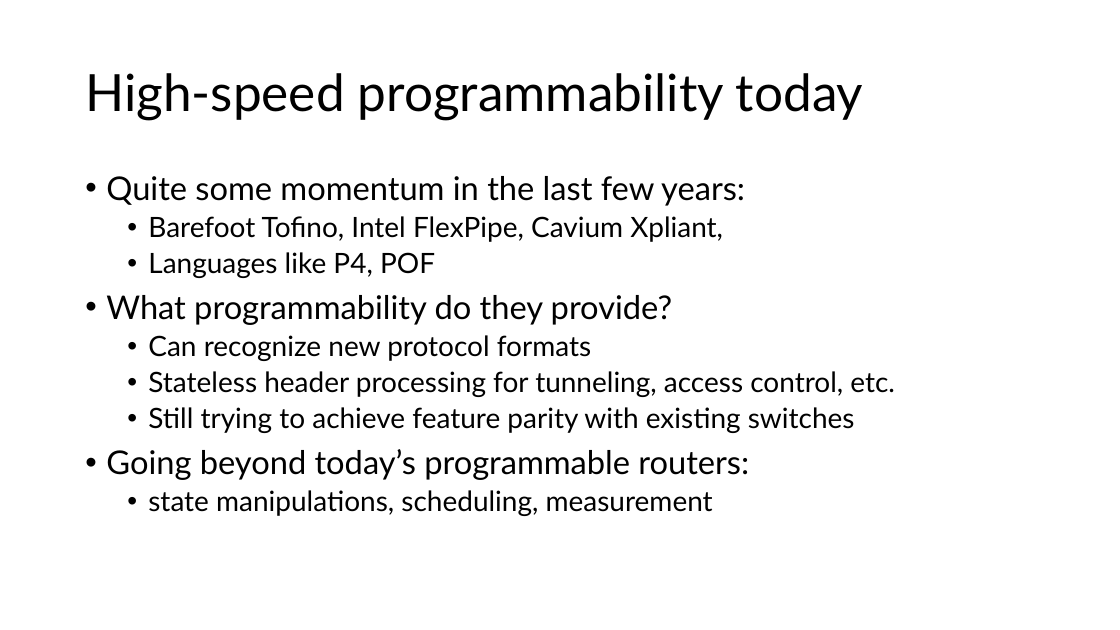
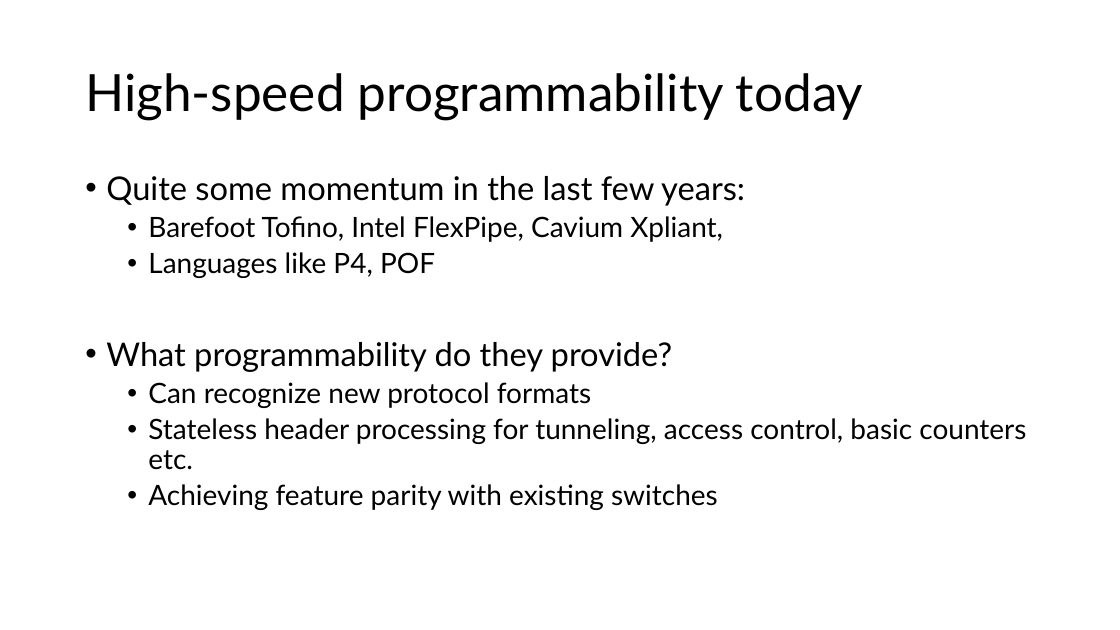
Before and after one commit to anirudhSK/pifo-domino-marple-ppts, a slide deck: slide 8 of combined_domino_pifo.pptx. Drawn at 1120x630 pixels with LibreOffice and Linux fonts; fonts in the diff are those of the drawing. Boxes give left, top, right and bottom in pixels: in the first picture for what was removed or moved away, otherwise in the second. Text is boxed around its words. In the diff, an @@ line names an element or a change of style, - is before the commit and + after.

Commit message:
More streamlined version of talk; still needs improvement

```diff
--- a/combined_domino_pifo.pptx
+++ b/combined_domino_pifo.pptx
@@ text at [148,418,1026,510]: text changed @@
-  • Stateless header processing for tunneling, access control, etc.
-  • Still trying to achieve feature parity with existing switches
-• Going beyond today’s programmable routers:
-  • state manipulations, scheduling, measurement
+  • Stateless header processing for tunneling, access control, basic counters etc.
+  • Achieving feature parity with existing switches
```
Also in this commit, not shown: 14 other slides changed, 4 slides added, 17 slides removed.
